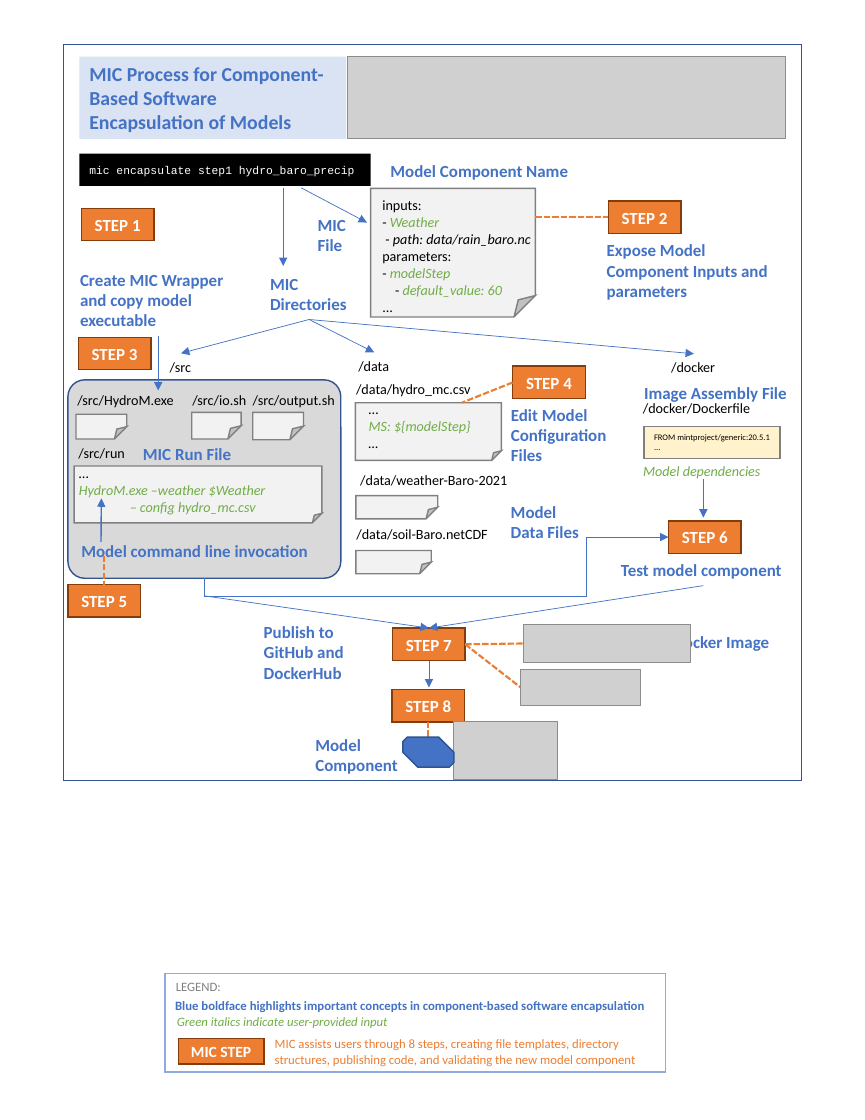
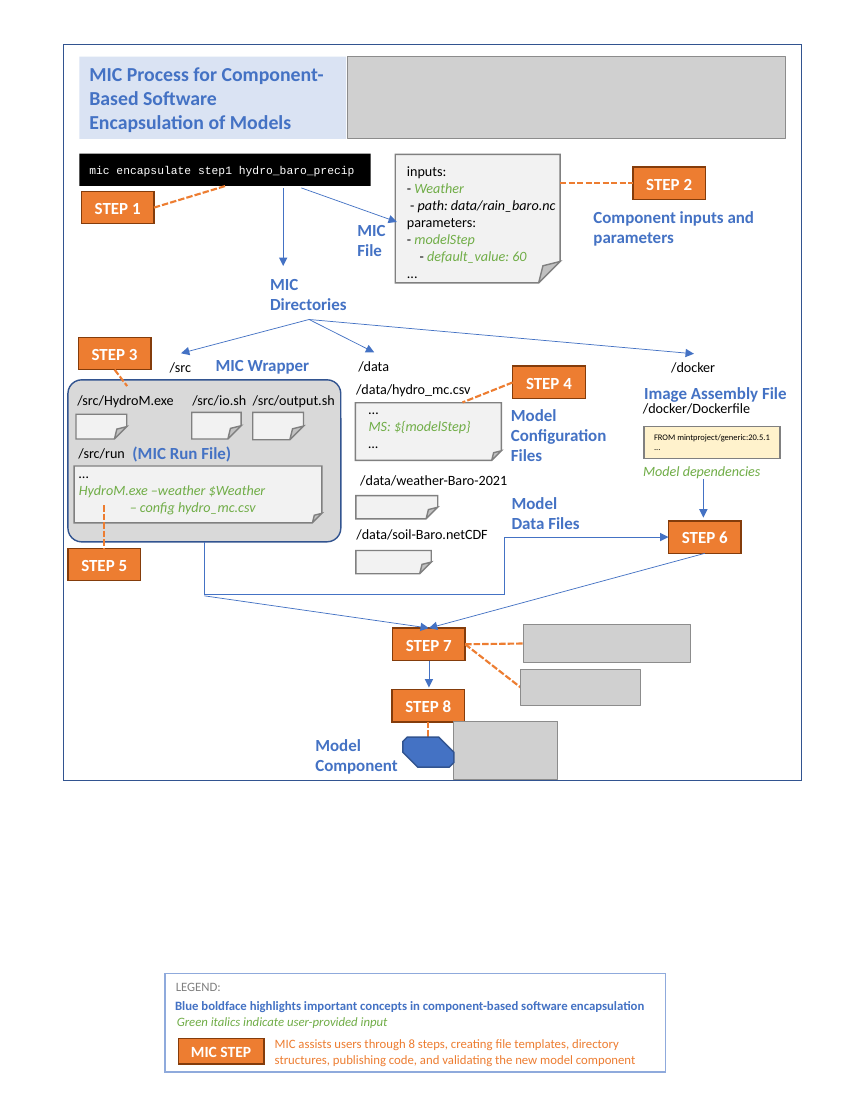
Before and after one commit to mintproject/mic, a slide deck: slide 2 of docs/model_configuration/figures/MIC-Figure-v1.pptx. Drawn at 865x1120 pixels with LibreOffice and Linux fonts; fonts in the diff are those of the drawing; grey boxes stand for pictures. Boxes give left, top, right and bottom in pixels: in the first picture for what was removed or moved away, otherwise in the second. Text is boxed around its words. In the diff, an @@ line names an element or a change of style, - is before the commit and + after.

```diff
--- a/docs/model_configuration/figures/MIC-Figure-v1.pptx
+++ b/docs/model_configuration/figures/MIC-Figure-v1.pptx
@@ rectangle "STEP 1": place and size @@
-rectangle "STEP 1" at [81,209,154,241]
+rectangle "STEP 1" at [81,191,154,224]
@@ line added from (225, 186) to (154, 208), #ED7D31 1.5 pt dashed @@
@@ arrow moved from (301, 188) - (367, 223) to (301, 188) - (397, 222) @@
@@ 1 rectangle, 1 text, 1 folded corner, 1 line: place and size @@
-1 rectangle, 1 text, 1 folded corner, 1 line at [370,188,681,316]
+1 rectangle, 1 text, 1 folded corner, 1 line at [395,155,705,283]
@@ text "MIC": place and size @@
-text "MIC" at [318,220,346,251]
+text "MIC" at [357,225,385,256]
@@ text at [593,211,755,246]: text changed @@
-Expose Model
-Component Inputs and parameters
+Component inputs and parameters
@@ rounded rectangle: place and size @@
-rounded rectangle at [68,380,341,578]
+rounded rectangle at [68,380,341,541]
@@ line added from (115, 369) to (127, 386), #ED7D31 1.5 pt dashed @@
@@ text at [216,360,310,374]: text changed @@
-Create MIC Wrapper
-and copy model executable
+MIC Wrapper
@@ text at [511,409,557,421]: text changed @@
-Edit Model
+Model
@@ text at [132,446,231,462]: text changed @@
-MIC Run File
+(MIC Run File)
@@ line moved from (104, 556) - (104, 584) to (104, 505) - (104, 547) @@
@@ text "Model": place and size @@
-text "Model" at [511,506,578,538]
+text "Model" at [512,497,579,529]
@@ elbow arrow moved from (205, 578) - (669, 537) to (205, 541) - (669, 537) @@
@@ rectangle "STEP 5": place and size @@
-rectangle "STEP 5" at [68,584,140,617]
+rectangle "STEP 5" at [68,547,140,580]
@@ arrow moved from (703, 585) - (428, 628) to (705, 553) - (428, 628) @@
@@ group removed at [81,165,782,679]: 5 texts, 2 arrows @@
-Model command line invocation
-Model Component Name
-Docker Image
-Test model component
-Publish to GitHub and DockerHub
```
Also in this commit, not shown: 2 other files.
